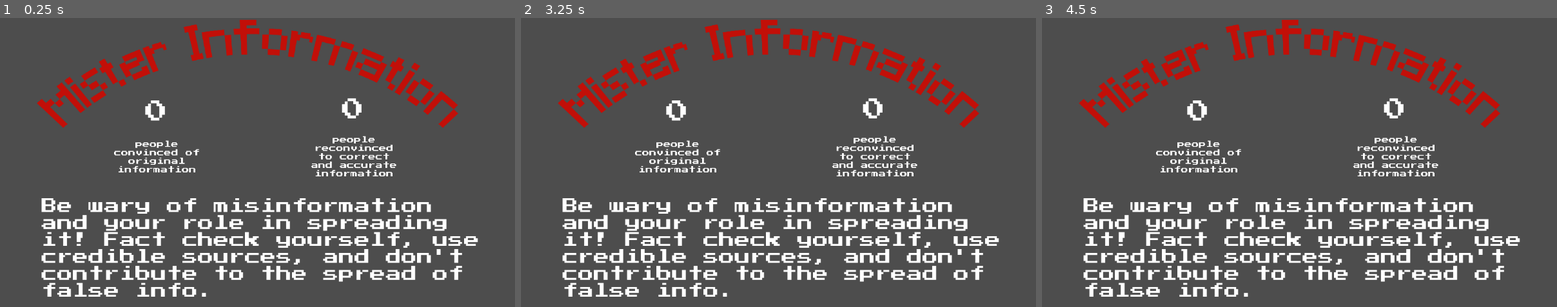
Above: before the commit, frames 1-3 (left to right).
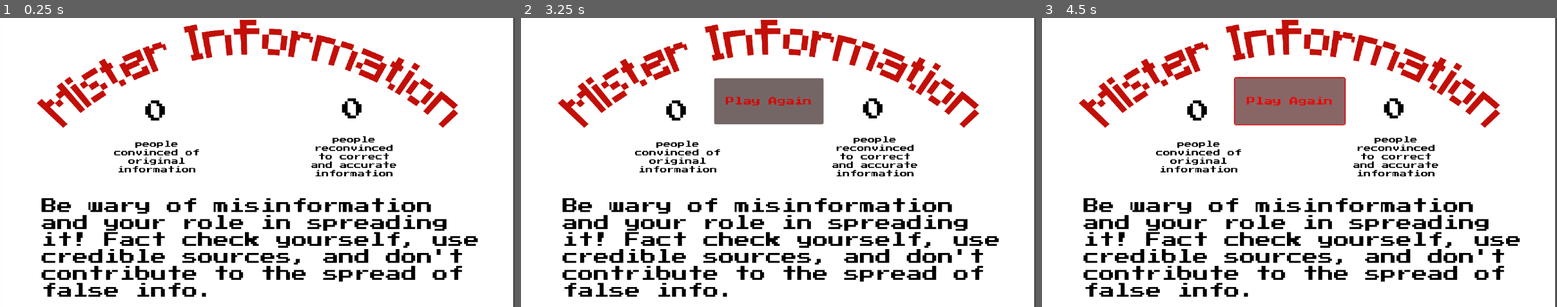
Above: after the commit, the same moments.

Repository: eliseokeefe/GameDevFinal
Game: Godot game, scene res://end.tscn
Two runs of this game, one before a commit and one after it. Both use one fixed random seed, a clock stepped at 60 frames per second and the inputs below. This scene is started directly instead of the project's main scene.
Inputs (mouse positions are in pixels of both pictures, inside the frame that each line leads up to):
- Up to frame 1 (0.25 s): no input
- Up to frame 2 (3.25 s): tap Enter at 0.5, 2 s; move the mouse to (891, 148) at 0.52 s; hold D (right) 0.53-1.28 s; click (891, 148) at 0.6 s; tap Space at 1.25, 2.75 s; move the mouse to (675, 176) at 1.27 s; hold S (down) 1.28-2.03 s; click (675, 176) at 1.35 s; move the mouse to (830, 98) at 2.02 s; hold D (right) 2.03-2.78 s; click (830, 98) at 2.1 s; move the mouse to (752, 220) at 2.77 s; hold W (up) from 2.78 s (still down); click (752, 220) at 2.85 s
- Up to frame 3 (4.5 s): release W (up) at 3.5 s; click (1289, 101) at 3.5 s, where only the run after the commit has a clickable "Play Again"; click (1289, 101) at 4.25 s, where only the run after the commit has a clickable "Play Again"

The runs differ from the first frame. In frame 1, 96% of the frame differs, in the area x 0-100%, y 0-100%; in frame 2, 96%; in frame 3, 96%.

Commit message:
button for end screen/background

Diff:
--- a/end.gd
+++ b/end.gd
@@ -5,5 +5,8 @@
 #@onready var score_label := $ScoreLabel
 
 func _ready():
+	$Button.visible = false
 	$change1.text = str(ScoreManager.get_first_score()/100)
 	$change2.text = str(ScoreManager.get_second_score()/100)
+	await get_tree().create_timer(3).timeout
+	$Button.visible = true
--- a/end.tscn
+++ b/end.tscn
@@ -1,17 +1,25 @@
-[gd_scene load_steps=4 format=3 uid="uid://cdk425cj4gxhn"]
+[gd_scene load_steps=6 format=3 uid="uid://cdk425cj4gxhn"]
 
 [ext_resource type="Script" path="res://end.gd" id="1_4daf2"]
+[ext_resource type="Texture2D" uid="uid://doh2et0y2n3ee" path="res://start+stop sprites/white.jpg" id="2_ejmsi"]
 [ext_resource type="FontFile" uid="uid://d3syh1pojil66" path="res://PressStart2P.ttf" id="3_gj05g"]
 [ext_resource type="Texture2D" uid="uid://cq8cly42igcne" path="res://title.png" id="3_rjy4x"]
+[ext_resource type="FontVariation" uid="uid://dp5ibsgsljx18" path="res://PressStart.tres" id="5_jgt68"]
 
 [node name="end" type="Node2D"]
 script = ExtResource("1_4daf2")
+
+[node name="background" type="Sprite2D" parent="."]
+position = Vector2(570.5, 312.5)
+scale = Vector2(0.903756, 0.681818)
+texture = ExtResource("2_ejmsi")
 
 [node name="change1" type="Label" parent="."]
 offset_left = 273.0
 offset_top = 150.0
 offset_right = 427.0
 offset_bottom = 272.0
+theme_override_colors/font_color = Color(0, 0, 0, 1)
 theme_override_fonts/font = ExtResource("3_gj05g")
 theme_override_font_sizes/font_size = 50
 horizontal_alignment = 1
@@ -22,6 +30,7 @@
 offset_top = 147.0
 offset_right = 878.0
 offset_bottom = 266.0
+theme_override_colors/font_color = Color(0, 0, 0, 1)
 theme_override_fonts/font = ExtResource("3_gj05g")
 theme_override_font_sizes/font_size = 50
 horizontal_alignment = 1
@@ -32,6 +41,7 @@
 offset_top = 275.0
 offset_right = 470.0
 offset_bottom = 360.0
+theme_override_colors/font_color = Color(0, 0, 0, 1)
 theme_override_fonts/font = ExtResource("3_gj05g")
 text = "people convinced of original information"
 horizontal_alignment = 1
@@ -42,6 +52,7 @@
 offset_top = 265.0
 offset_right = 911.0
 offset_bottom = 357.0
+theme_override_colors/font_color = Color(0, 0, 0, 1)
 theme_override_fonts/font = ExtResource("3_gj05g")
 text = "people reconvinced to correct and accurate information"
 horizontal_alignment = 1
@@ -52,6 +63,7 @@
 offset_top = 404.0
 offset_right = 1139.0
 offset_bottom = 629.0
+theme_override_colors/font_color = Color(0, 0, 0, 1)
 theme_override_fonts/font = ExtResource("3_gj05g")
 theme_override_font_sizes/font_size = 35
 text = "Be wary of misinformation and your role in spreading it! Fact check yourself, use credible sources, and don't contribute to the spread of false info."
@@ -61,3 +73,13 @@
 position = Vector2(566, 125)
 scale = Vector2(0.595951, 0.557841)
 texture = ExtResource("3_rjy4x")
+
+[node name="Button" type="Button" parent="."]
+modulate = Color(1, 0, 0, 1)
+offset_left = 432.0
+offset_top = 135.0
+offset_right = 636.0
+offset_bottom = 221.0
+scale = Vector2(1.2, 1.2)
+theme_override_fonts/font = ExtResource("5_jgt68")
+text = "Play Again"
--- a/main.tscn
+++ b/main.tscn
@@ -25,7 +25,6 @@
 limit_smoothed = true
 
 [node name="background" parent="." instance=ExtResource("1_kagpp")]
-z_index = -1
 
 [node name="InGameHUD" parent="." instance=ExtResource("5_psffl")]
 
Binary file added: start+stop sprites/depositphotos_53989081-stock-photo-black-texture.webp
Not shown, added: start+stop sprites/depositphotos_53989081-stock-photo-black-texture.webp.import
Binary file added: start+stop sprites/white.jpg
Not shown, added: start+stop sprites/white.jpg.import
